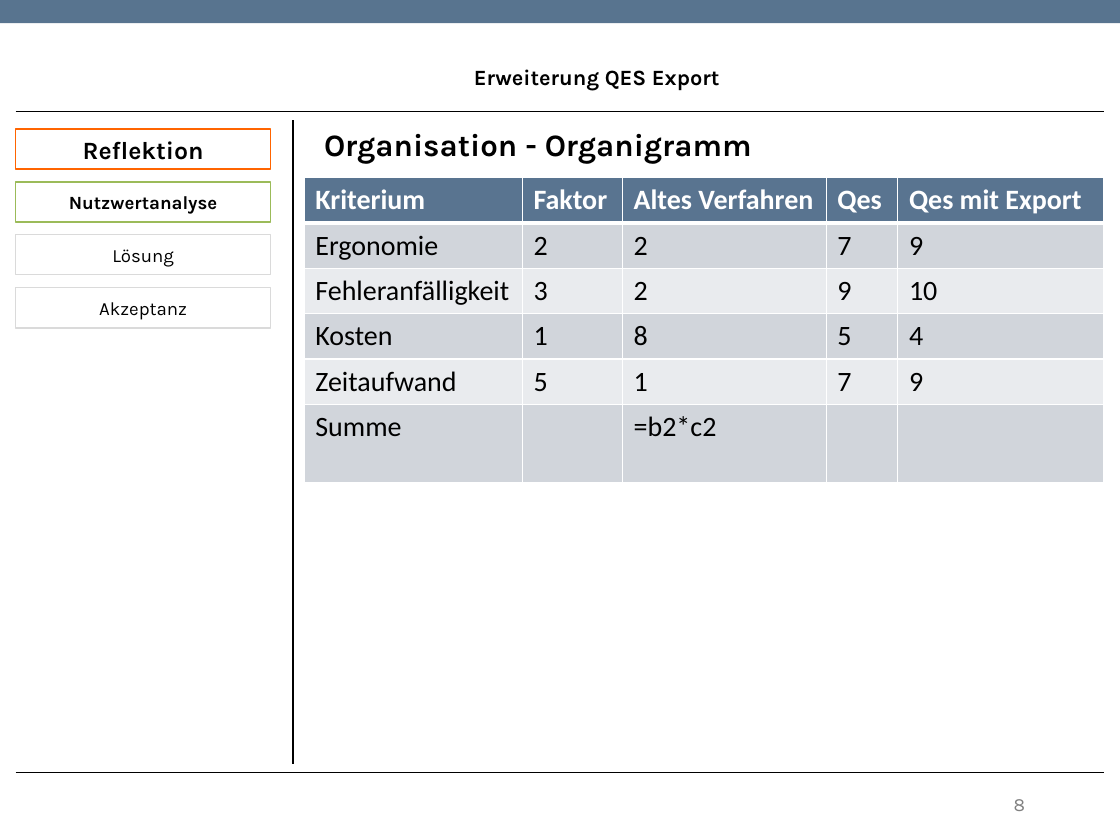
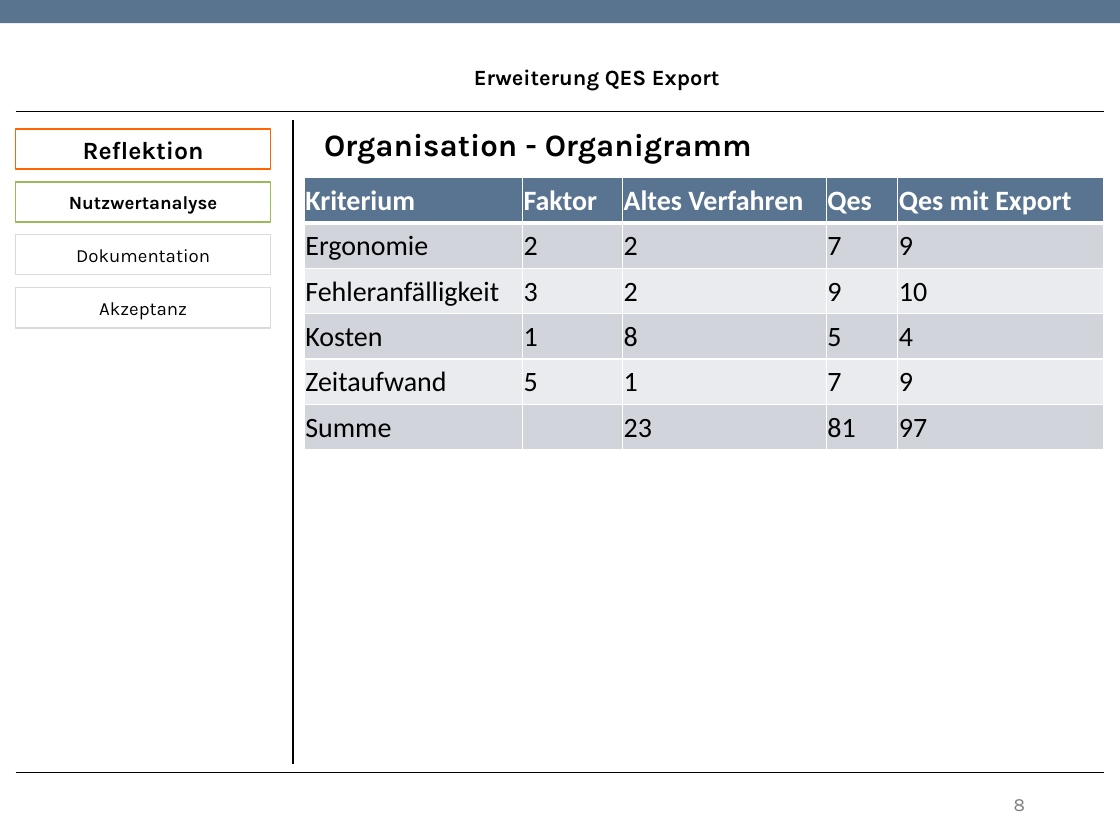
Before and after one commit to TwoHorus/dbExelExportLaravel, a slide deck: slide 8 of DOC/Fachgespraech.pptx. Drawn at 1120x840 pixels with LibreOffice and Linux fonts; fonts in the diff are those of the drawing; background and template pictures are left out. Boxes give left, top, right and bottom in pixels: in the first picture for what was removed or moved away, otherwise in the second. Text is boxed around its words. In the diff, an @@ line names an element or a change of style, - is before the commit and + after.

```diff
--- a/DOC/Fachgespraech.pptx
+++ b/DOC/Fachgespraech.pptx
@@ table at (305,177,1104,449) @@
-row 6: Summe |  | =b2*c2 |  | 
+row 6: Summe |  | 23 | 81 | 97
@@ text in rectangle at (76,249,210,263): text changed @@
-Lösung
+Dokumentation
```
Also in this commit, not shown: 1 slide added, 3 other files.
